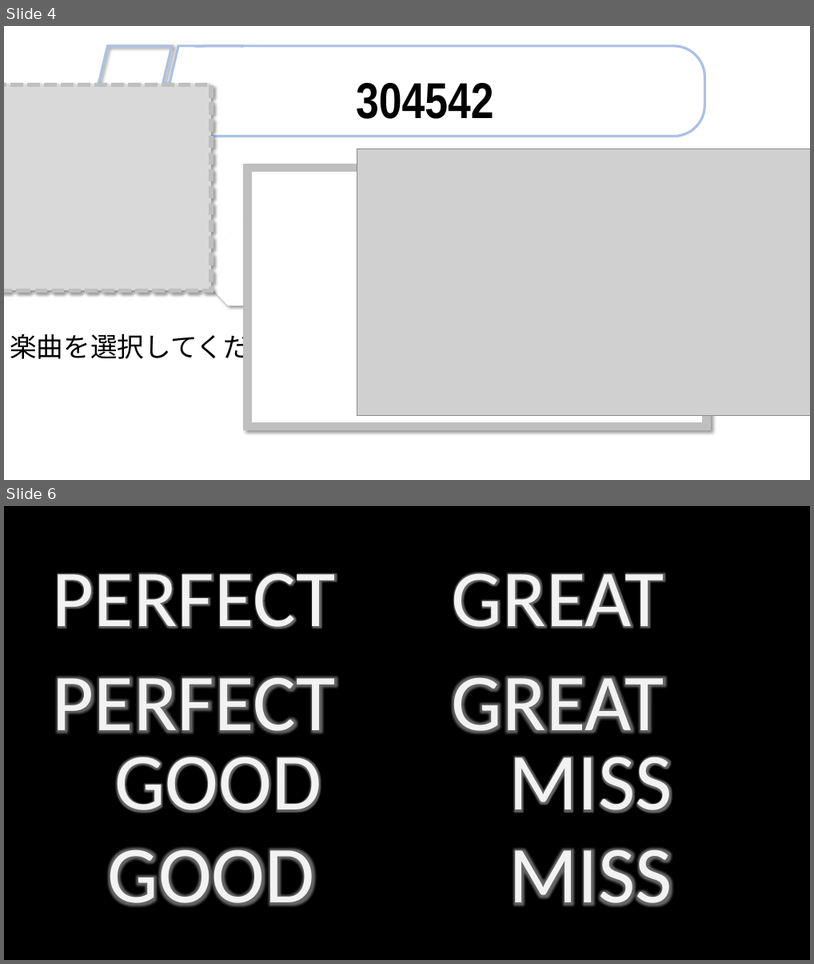
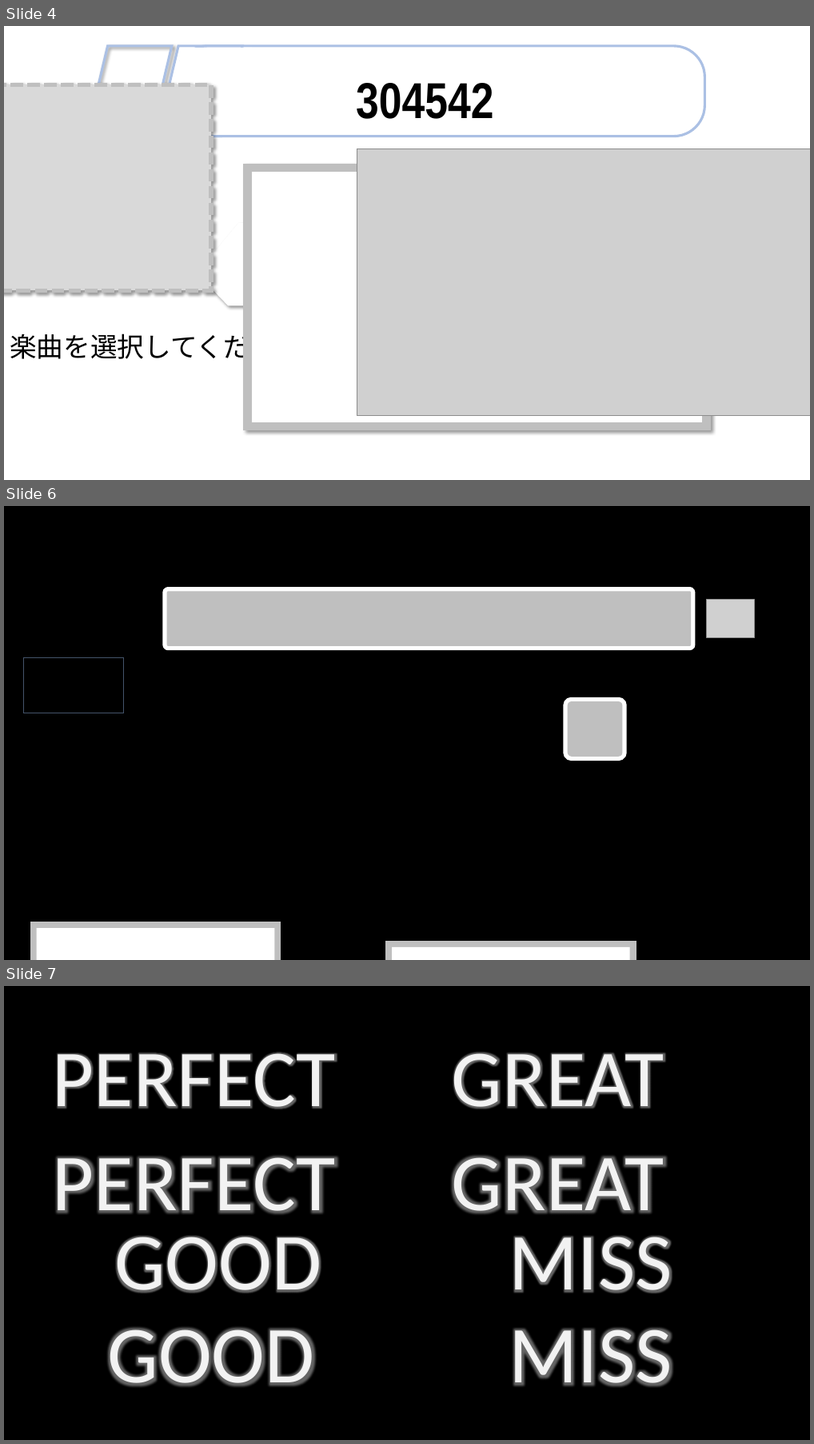
Before and after one commit to YuukiReiya/RhythmGame, a slide deck: resource.pptx. Shown one above the other, each under a label of ours: slides 4 and 6 before the commit, slides 4, 6 and 7 after it; the slides between them are not shown. The pictures are 814x964 and 814x1444 pixels, drawn with LibreOffice and Linux fonts; fonts in the diff are those of the drawing; grey boxes stand for pictures; background and template pictures are left out. Boxes give left, top, right and bottom in pixels: in the first picture for what was removed or moved away, otherwise in the second. Text is boxed around its words. In the diff, an @@ line names an element or a change of style, - is before the commit and + after.

```diff
--- a/resource.pptx
+++ b/resource.pptx
@@ slide 6 added at bbox=[4, 506, 810, 960], background #000000 @@
@@ rounded rectangle added at bbox=[166, 592, 691, 646], outline #FFFFFF 10 pt @@
@@ rounded rectangle added at bbox=[166, 592, 691, 646], fill #BFBFBF @@
@@ picture added at bbox=[707, 599, 754, 637] @@
@@ rectangle added at bbox=[23, 658, 124, 713], outline #44546A 0.75 pt, 48 pt, text #000000 @@
+パス
@@ rounded rectangle added at bbox=[568, 701, 623, 756], outline #FFFFFF 10 pt @@
@@ rounded rectangle added at bbox=[568, 701, 623, 756], fill #BFBFBF @@
@@ rectangle added at bbox=[37, 928, 275, 960], outline #BFBFBF 15 pt @@
@@ rectangle added at bbox=[37, 928, 275, 960], fill #FFFFFF @@
@@ rectangle added at bbox=[392, 947, 630, 960], outline #BFBFBF 15 pt @@
@@ rectangle added at bbox=[392, 947, 630, 960], fill #FFFFFF @@
@@ what was slide 6 is now slide 7 @@
```
Also in this commit, not shown: 3 other slides added, 3 slides removed.
